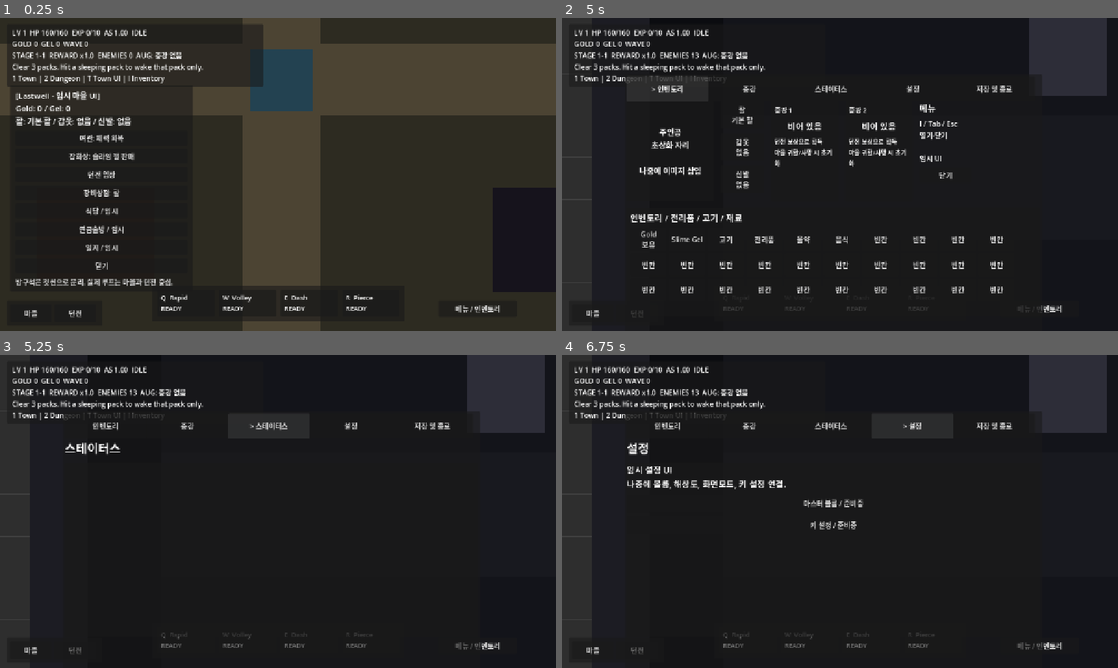
Above: before the commit, frames 1-4 (two rows, left to right).
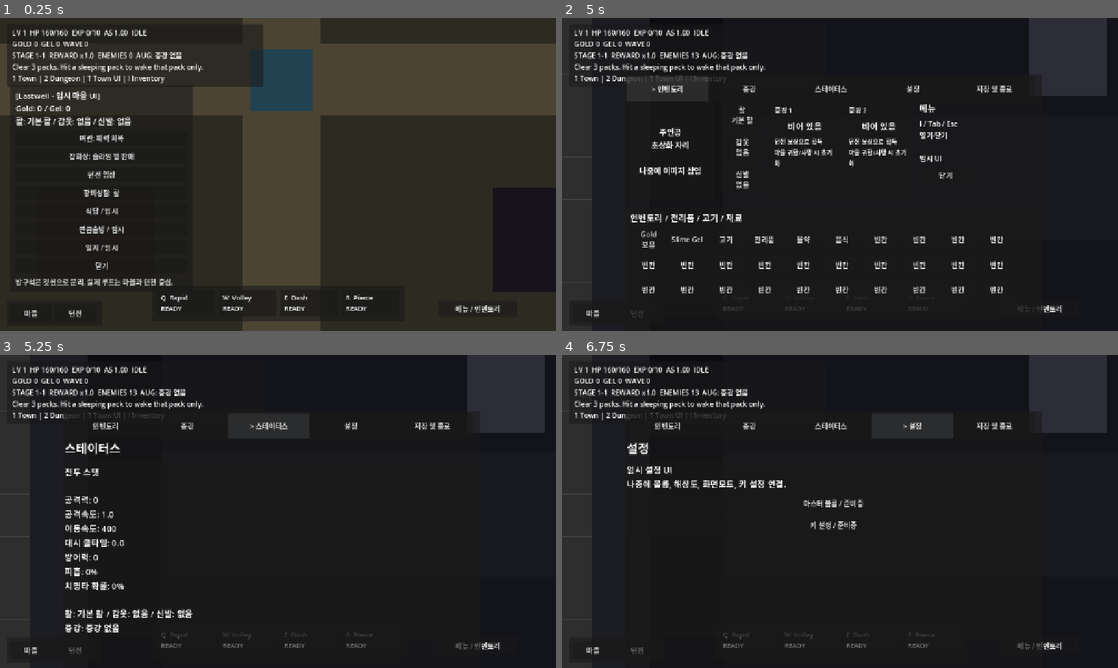
Above: after the commit, the same moments.

Repository: danyoon0760/last-archer
Game: Godot game, scene res://scenes/Main.tscn
Two runs of this game, one before a commit and one after it. Both use one fixed random seed, a clock stepped at 60 frames per second and the inputs below.
Inputs:
- Up to frame 1 (0.25 s): no input
- Up to frame 2 (5 s): click "마을" at 0.5 s; click "던전" at 1.25 s; click "메뉴 / 인벤토리" at 2 s; click "> 인벤토리" at 2.75 s; click "증강" at 3.5 s; click "인벤토리" at 4.25 s
- Up to frame 3 (5.25 s): click "스테이터스" at 5 s
- Up to frame 4 (6.75 s): click "> 스테이터스" at 5.75 s; click "설정" at 6.5 s

Frames 1-2 are identical in both runs. In frame 3, 1.5% of the frame differs, in the area x 11-35%, y 36-89%; in frame 4, nothing differs.
Error before the commit: Invalid call. Nonexistent 'float' constructor. (res://scripts/inventory_overlay.gd:332)

Commit message:
Remove float constructor calls from inventory overlay

Diff:
--- a/scripts/inventory_overlay.gd
+++ b/scripts/inventory_overlay.gd
@@ -20,6 +20,17 @@
 	if event is InputEventKey and event.pressed and not event.echo:
 		if event.keycode == KEY_I or event.keycode == KEY_TAB or event.keycode == KEY_ESCAPE:
 			set_panel_visible(not panel.visible)
+
+func to_number(value: Variant, fallback: float = 0.0) -> float:
+	if value == null:
+		return fallback
+	var text: String = str(value)
+	if text == "":
+		return fallback
+	return text.to_float()
+
+func to_whole_number(value: Variant, fallback: int = 0) -> int:
+	return roundi(to_number(value, fallback))
 
 func refresh_refs() -> void:
 	player = get_tree().get_first_node_in_group("player")
@@ -329,10 +340,10 @@
 	var move_speed: float = 0.0
 	var dodge_cd: float = 0.0
 	if player != null:
-		damage = roundi(float(player.get("basic_attack_damage")))
-		attack_speed = float(player.get("attack_speed"))
-		move_speed = float(player.get("move_speed"))
-		dodge_cd = float(player.get("dodge_cooldown"))
+		damage = to_whole_number(player.get("basic_attack_damage"), 0)
+		attack_speed = to_number(player.get("attack_speed"), 0.0)
+		move_speed = to_number(player.get("move_speed"), 0.0)
+		dodge_cd = to_number(player.get("dodge_cooldown"), 0.0)
 	var equipment_text := "장비 없음"
 	if equipment_manager != null and equipment_manager.has_method("get_equipment_summary"):
 		equipment_text = str(equipment_manager.call("get_equipment_summary"))
